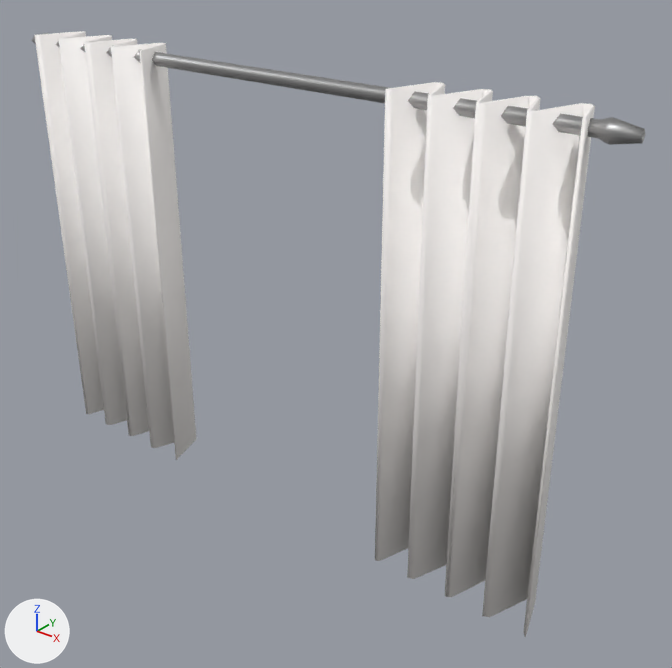
What one commit did to the Blender file Assets/VRProject/Models/InteriorRevitalized/curtain.blend.
One viewpoint serves both versions: a camera (50 mm lens) standing at (17.9, -20.0, 11.9) and looking at (1.5, 0.5, -0.8). The lights are fixed; the arrows at lower left show +X, +Y and +Z. The older version comes first.

In view in the first picture: 'Curtain', 'Curtain.001', 'Object.001'.
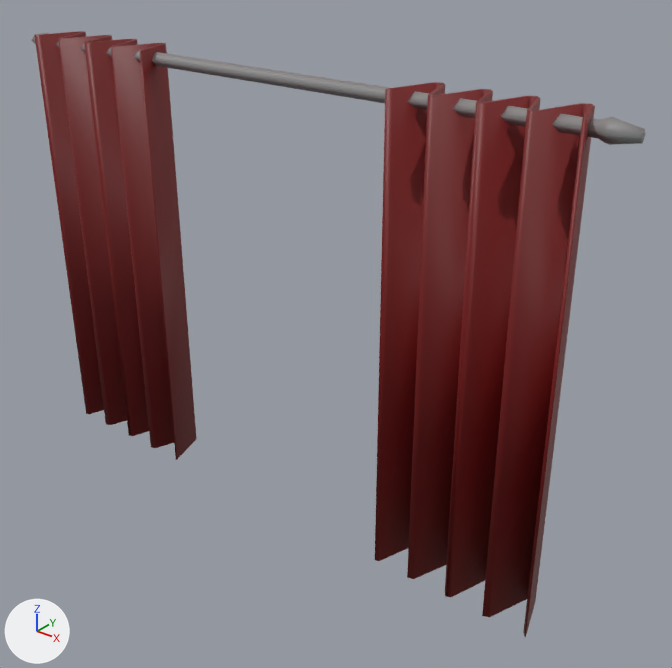
Location of each change, [x1, y1, x2, y2] in pixels of the pictures (672 x 668 px):
'Curtain', surface changed (white to red): [375, 82, 595, 637] in both
'Curtain.001', surface changed (white to brown): [34, 31, 196, 460] in both
'Object.001', surface changed: [31, 33, 646, 145] in both

Edits to the bpy script that builds the scene:
```text
Add img_mastertexture_png:
    img_mastertexture_png = load_image('MasterTexture.png', '../../Images/MasterTexture.png', 32, 32, 'sRGB')
Change mat_material_035:
    remove mat_material_035.base_color = (0.436, 0.436, 0.436)  # grey #b0b0b0
    mat_material_035.metallic: 1.0 -> 0.0
    add mat_material_035.texture = img_mastertexture_png
Change mat_material_034:
    remove mat_material_034.base_color = (1.0, 0.968, 0.948)  # white #fffbf9
    add mat_material_034.texture = img_mastertexture_png
Change me_mesh_021:
    where me_mesh_021.from_pydata(...)  # 81 vertices, 108 faces; spans x -1.34..3.97, y -0.73..0.85, z -7.28..7.28
    used by ob_curtain; location = (5.69, -0.41, 0.04)
    me_mesh_021 part 1: texture (UV) coordinates of 108 of 108 faces, centred in x -1.32..3.95, y -0.7..0.82, z -7.28..7.28, changed; they spanned u 0.0..0.95, v 0.0..1.0 and now span u 0.38..0.39, v 0.95..0.96
Change me_mesh_048:
    where me_mesh_048.from_pydata(...)  # 81 vertices, 108 faces; spans x -1.34..3.97, y -0.73..0.85, z -7.28..7.28
    used by ob_curtain_001; location = (-8.65, -0.41, 0.04)
    me_mesh_048 part 2: texture (UV) coordinates of 108 of 108 faces, centred in x -1.32..3.95, y -0.7..0.82, z -7.28..7.28, changed; they spanned u 0.0..0.95, v 0.0..1.0 and now span u 0.39..0.39, v 0.95..0.96
```
